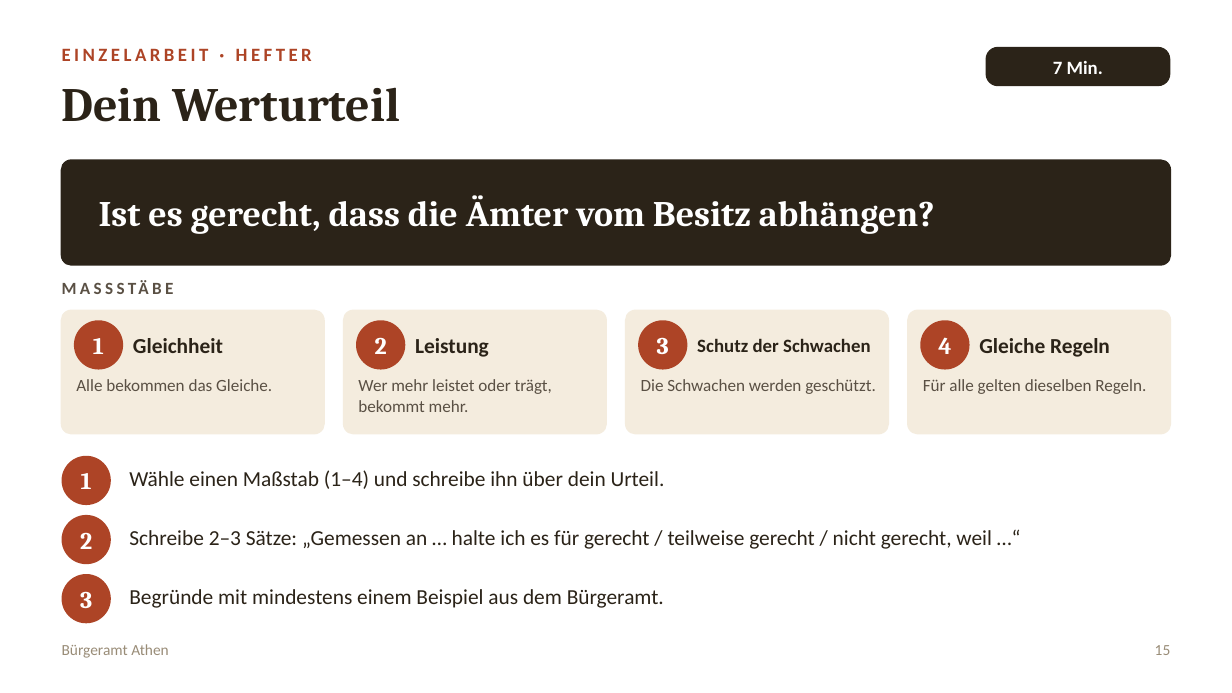
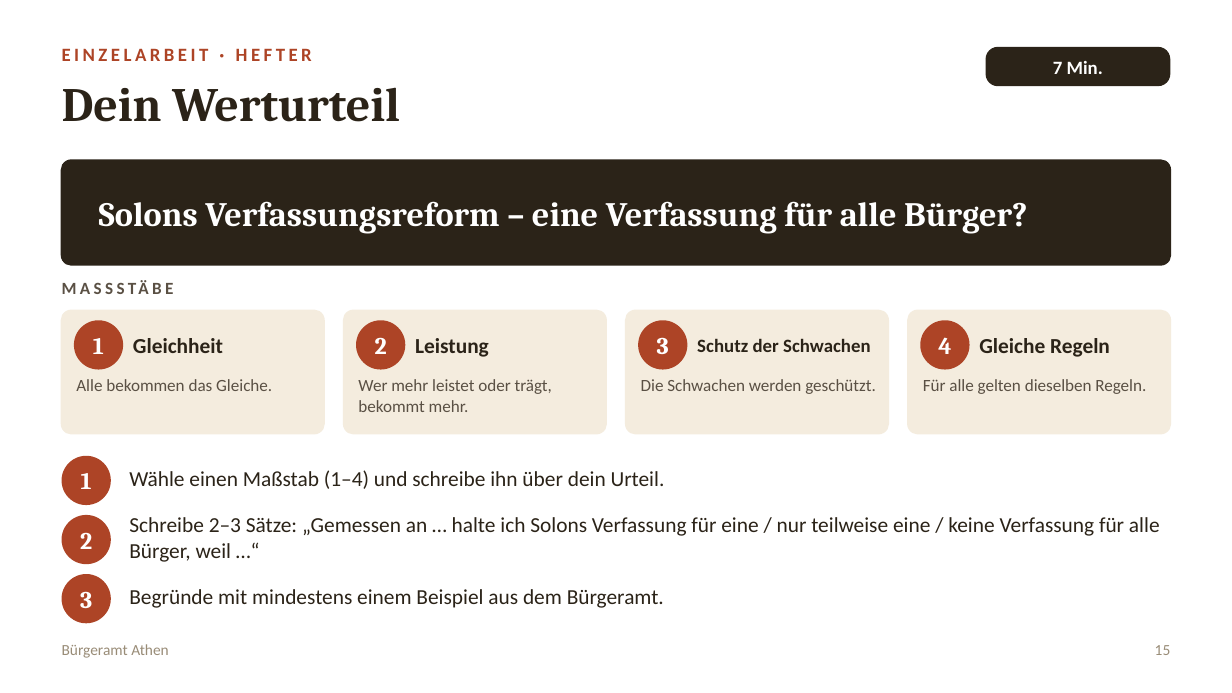
Before and after one commit to golzkonstantin-gif/Schule, a slide deck: slide 15 of Geschichte_11/Stunde_Buergeramt_Athen/Folien_Buergeramt_Athen.pptx. Drawn at 1232x693 pixels with LibreOffice and Linux fonts; fonts in the diff are those of the drawing. Boxes give left, top, right and bottom in pixels: in the first picture for what was removed or moved away, otherwise in the second. Text is boxed around its words. In the diff, an @@ line names an element or a change of style, - is before the commit and + after.

```diff
--- a/Geschichte_11/Stunde_Buergeramt_Athen/Folien_Buergeramt_Athen.pptx
+++ b/Geschichte_11/Stunde_Buergeramt_Athen/Folien_Buergeramt_Athen.pptx
@@ text at [99, 201, 1028, 234]: text changed; size 21 to 20 pt @@
-Ist es gerecht, dass die Ämter vom Besitz abhängen?
+Solons Verfassungsreform – eine Verfassung für alle Bürger?
@@ text at [129, 517, 1160, 562]: text changed @@
-Schreibe 2–3 Sätze: „Gemessen an … halte ich es für gerecht / teilweise gerecht / nicht gerecht, weil …“
+Schreibe 2–3 Sätze: „Gemessen an … halte ich Solons Verfassung für eine / nur teilweise eine / keine Verfassung für alle Bürger, weil …“
```
Also in this commit, not shown: 1 other slide changed, 1 other file.
